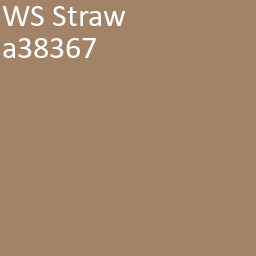
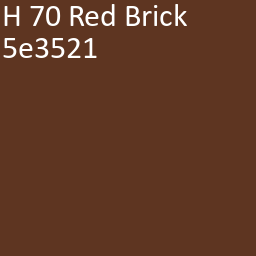
Before/after of a (256, 256) layered artwork. What changed in the layer stack:
renamed "WS Straw ..." to "H 70 Red Brick ...", painted on it over bbox(2, 4, 187, 58)
painted on "Achtergrond" over bbox(0, 0, 256, 256)
